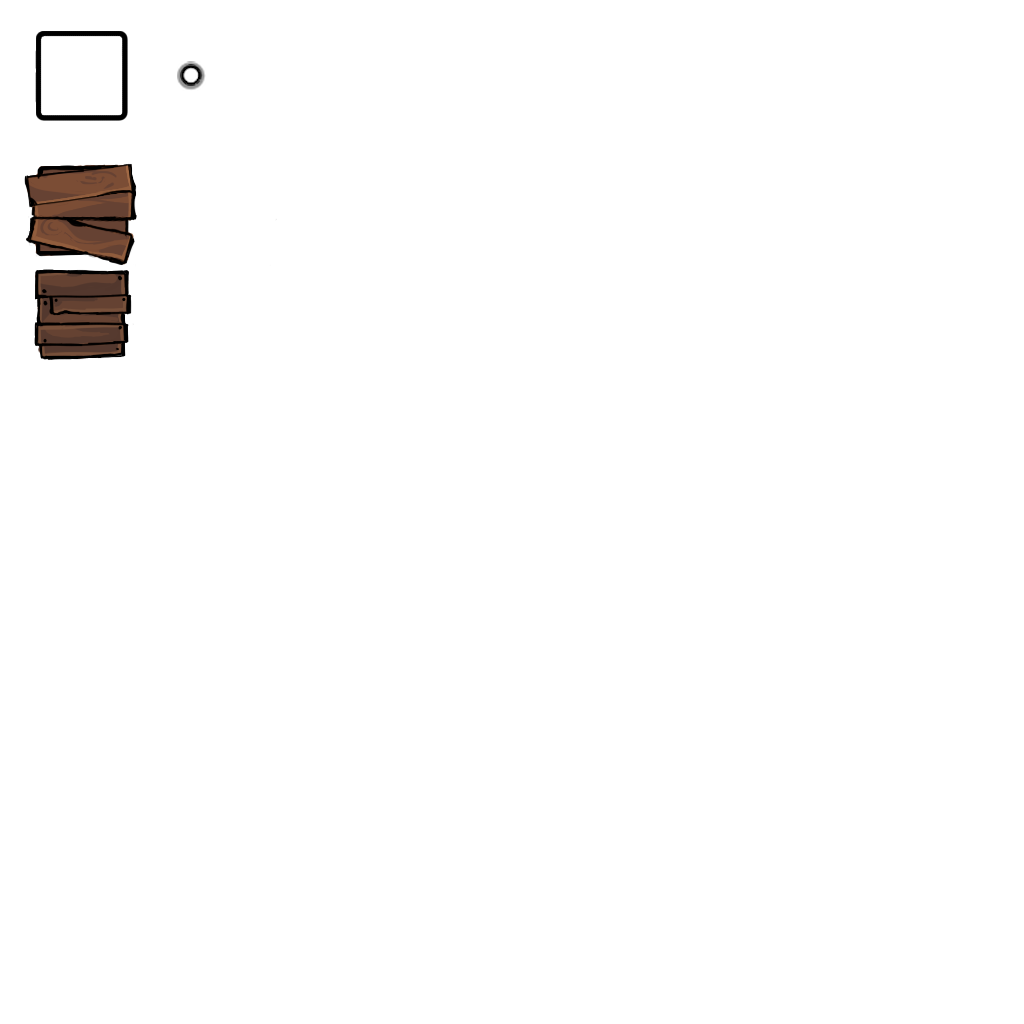
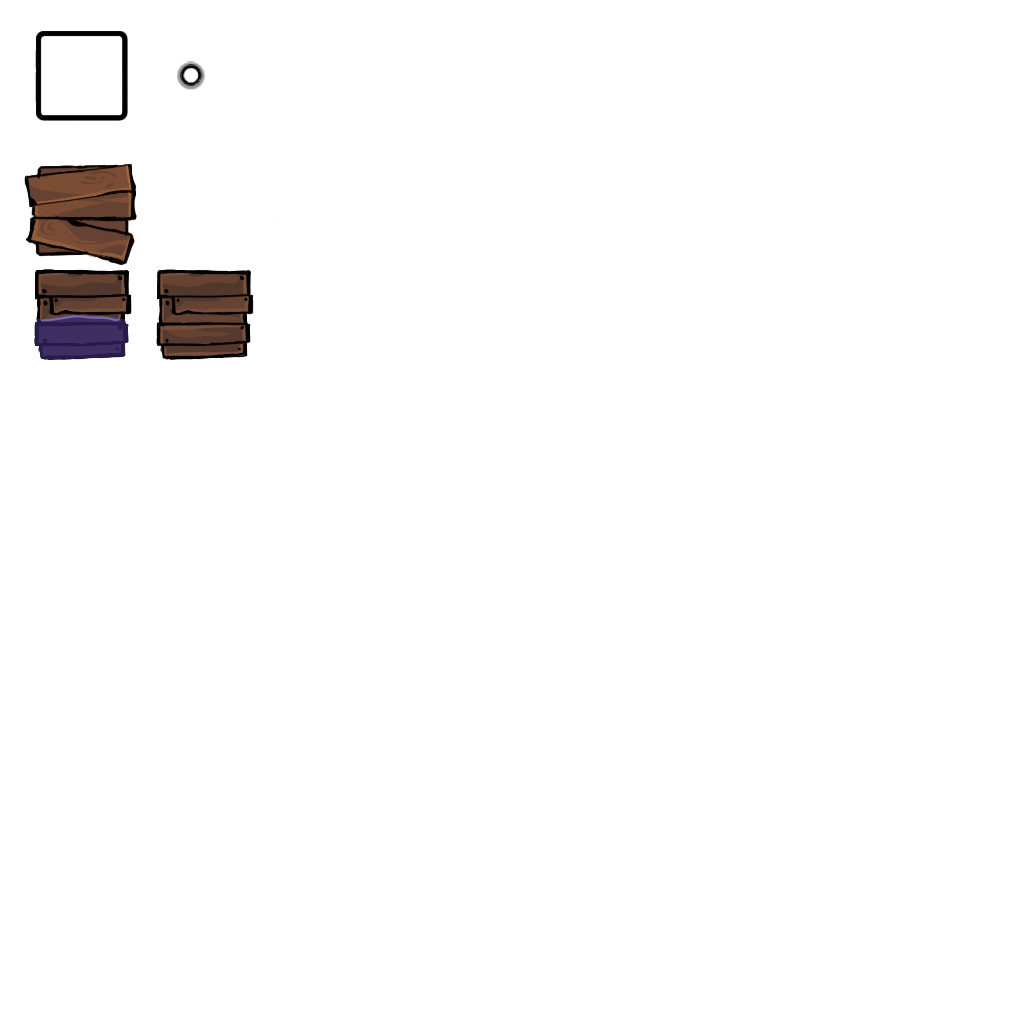
Layered file, before and after one edit (1024 × 1024). Changes by layer:
added group "Front" (1st of 2, in "Base") with 2 layers in group "Base" over (x1=64, y1=269, x2=256, y2=361)
added layer "Paint Layer 29" (1st of 3, in "Base" › "Front") in group "Front" over (x1=64, y1=269, x2=256, y2=361)
added layer "Paint Layer 30" (1st of 2, in "Base" › "Front") in group "Front" over (x1=64, y1=269, x2=256, y2=361)
added group "WaterLevel" with 3 layers in group "Front" over (x1=34, y1=269, x2=192, y2=361)
added layer "Paint Layer 29" (2nd of 3, in "Base" › "Front" › "WaterLevel") in group "WaterLevel" over (x1=34, y1=269, x2=192, y2=361)
added layer "Paint Layer 32" in group "WaterLevel" over (x1=34, y1=269, x2=128, y2=361)
moved "Paint Layer 31" into group "WaterLevel", painted on it over (x1=34, y1=269, x2=128, y2=361)
painted on "Paint Layer 29" (3rd of 3, in "Base" › "Front") over (x1=34, y1=166, x2=192, y2=361)
painted on "Paint Layer 28" over (x1=35, y1=166, x2=192, y2=320)
